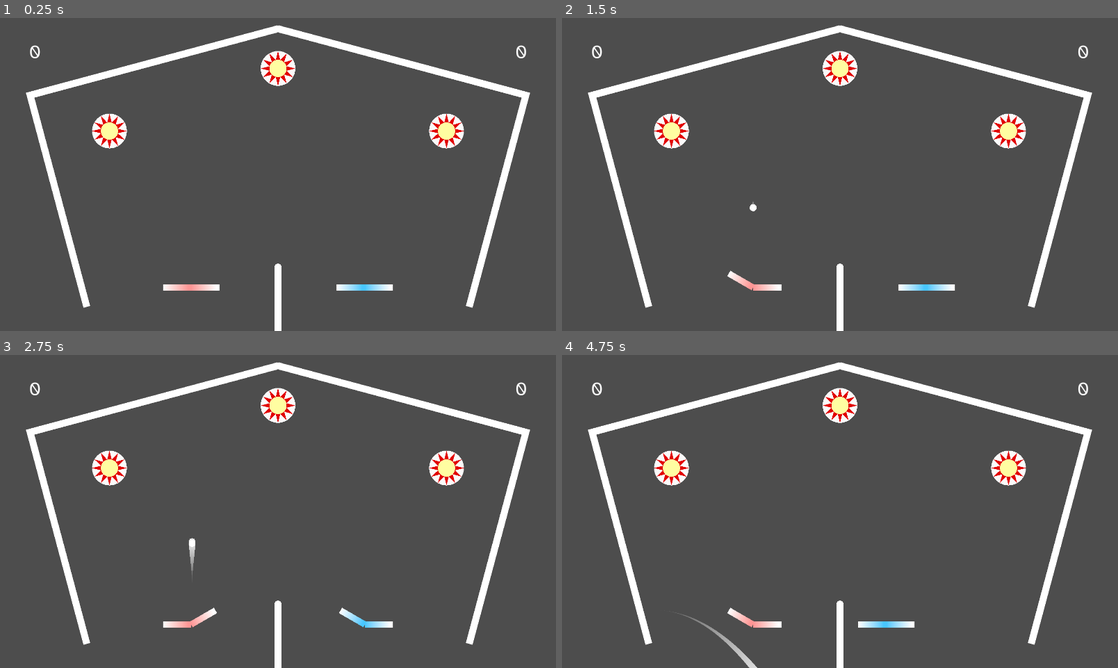
Above: before the commit, frames 1-4 (two rows, left to right).
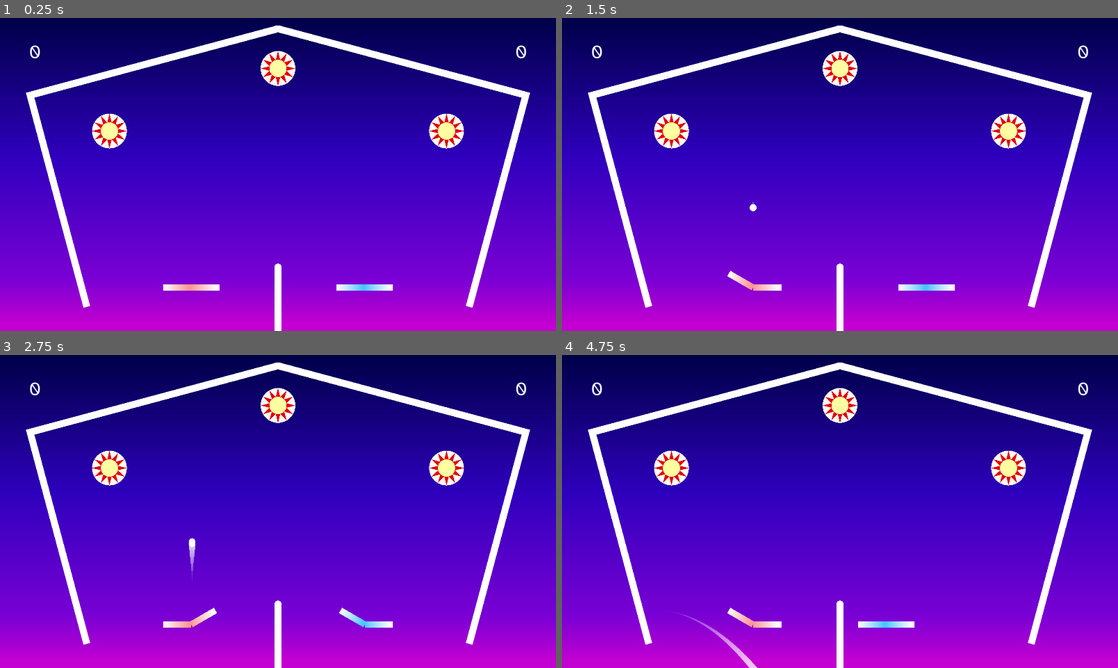
Above: after the commit, the same moments.

Repository: Skelothan/PinballPongReponged
Game: Godot game, scene res://Scenes/PinballPongArena.tscn
The game is run twice, just before and just after one commit, with the same random seed, the same clock (stepped at 60 frames per second) and the same inputs.
Inputs:
- Up to frame 1 (0.25 s): no input
- Up to frame 2 (1.5 s): tap Enter at 0.5 s; hold G (p1_flip_right) 0.53-1.28 s; hold W (p1_flip_both) 0.53-1.28 s; tap Escape (reset) at 1.25 s; hold F (p1_flip_left) from 1.28 s (still down); tap Up (p2_flip_both) at 1.35 s
- Up to frame 3 (2.75 s): release F (p1_flip_left) at 2.03 s; hold G (p1_flip_right) from 2.03 s (still down); hold , (p2_flip_left) from 2.03 s (still down)
- Up to frame 4 (4.75 s): release , (p2_flip_left) at 2.78 s; tap . (p2_flip_right) at 2.85 s; release G (p1_flip_right) at 3.53 s; hold Left (p2_move_left) 3.53-4.28 s; hold F (p1_flip_left) from 3.53 s (still down); tap Right (p2_move_right) at 4.35 s

The runs differ from the first frame. In frame 1, 94% of the frame differs, in the area x 0-100%, y 0-100%; in frame 2, 94%; in frame 3, 94%; in frame 4, 94%.

Commit message:
feat: background image

Diff:
--- a/Scenes/PinballPongArena.tscn
+++ b/Scenes/PinballPongArena.tscn
@@ -1,7 +1,8 @@
-[gd_scene load_steps=20 format=3 uid="uid://c0uxhpt30u2gu"]
+[gd_scene load_steps=21 format=3 uid="uid://c0uxhpt30u2gu"]
 
 [ext_resource type="Script" uid="uid://dm04dnkydmo1c" path="res://Scripts/game_manager.gd" id="1_to8ph"]
 [ext_resource type="PackedScene" uid="uid://ob0lbhmds5ll" path="res://Objects/Paddle.tscn" id="2_32u68"]
+[ext_resource type="Texture2D" uid="uid://bkst26yx6grvb" path="res://Textures/Background.texture.tres" id="2_kogr8"]
 [ext_resource type="Texture2D" uid="uid://duir510p7sfve" path="res://Textures/PaddleP2L.texture.tres" id="3_1phrr"]
 [ext_resource type="PhysicsMaterial" uid="uid://bvsbech3efyyx" path="res://PhysicsMaterials/Net.phymat.tres" id="3_ydwt1"]
 [ext_resource type="Texture2D" uid="uid://bxgbgb8xsavo3" path="res://Textures/PlainWhite.texture.tres" id="4_1phrr"]
@@ -33,6 +34,12 @@
 [node name="PinballPongArena" type="Node2D"]
 script = ExtResource("1_to8ph")
 
+[node name="Background" type="Sprite2D" parent="."]
+z_index = -100
+position = Vector2(-1.7643e-05, -75)
+scale = Vector2(25, 14.0625)
+texture = ExtResource("2_kogr8")
+
 [node name="P1_Paddle" parent="." instance=ExtResource("2_32u68")]
 position = Vector2(-250, 250)
 scale = Vector2(3, 3)
@@ -122,7 +129,6 @@
 
 [node name="CollisionShape2D" type="CollisionShape2D" parent="Walls/LeftCeiling/StaticBody2D"]
 position = Vector2(0.47186, -10.0174)
-scale = Vector2(1, 1)
 shape = SubResource("RectangleShape2D_csrox")
 
 [node name="RightCeiling" type="Node2D" parent="Walls"]
@@ -140,7 +146,6 @@
 
 [node name="CollisionShape2D" type="CollisionShape2D" parent="Walls/RightCeiling/StaticBody2D"]
 position = Vector2(0.0619707, -10.3109)
-scale = Vector2(1, 1)
 shape = SubResource("RectangleShape2D_csrox")
 
 [node name="RightSideWall" type="Node2D" parent="Walls"]
--- /dev/null
+++ b/Textures/Background.gradient.tres
@@ -0,0 +1,5 @@
+[gd_resource type="Gradient" format=3 uid="uid://bpn641prj32gq"]
+
+[resource]
+offsets = PackedFloat32Array(0.0162338, 0.155844, 0.555195, 1)
+colors = PackedColorArray(0.764706, 0, 0.819608, 1, 0.483139, 0.00283721, 0.832702, 1, 0.185186, 1.59794e-05, 0.745436, 1, 4.09111e-07, 0, 0.289939, 1)
--- /dev/null
+++ b/Textures/Background.texture.tres
@@ -0,0 +1,8 @@
+[gd_resource type="GradientTexture2D" load_steps=2 format=3 uid="uid://bkst26yx6grvb"]
+
+[ext_resource type="Gradient" uid="uid://bpn641prj32gq" path="res://Textures/Background.gradient.tres" id="1_sgd5w"]
+
+[resource]
+gradient = ExtResource("1_sgd5w")
+fill_from = Vector2(0, 1)
+fill_to = Vector2(0, 0)
